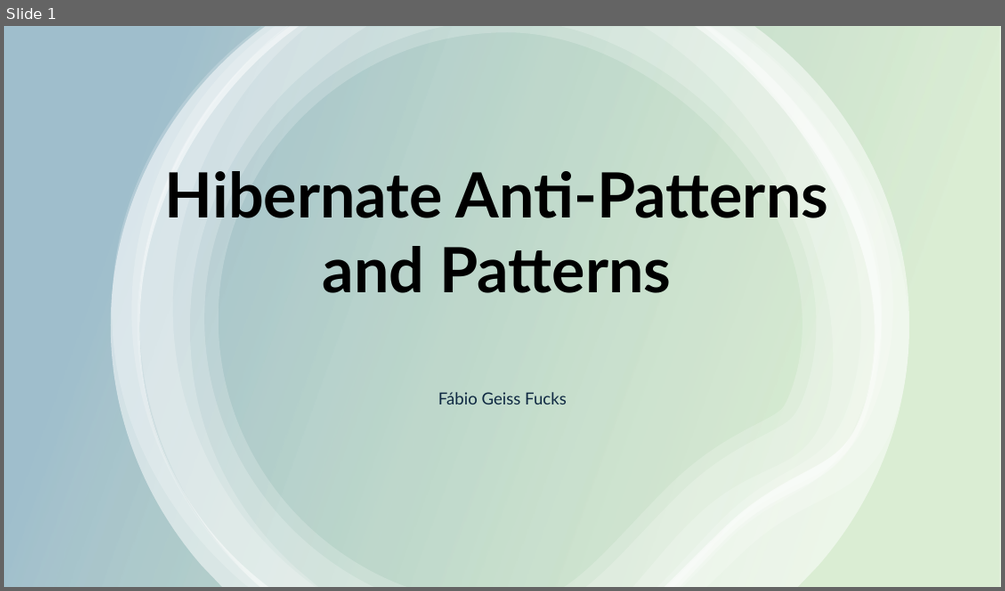
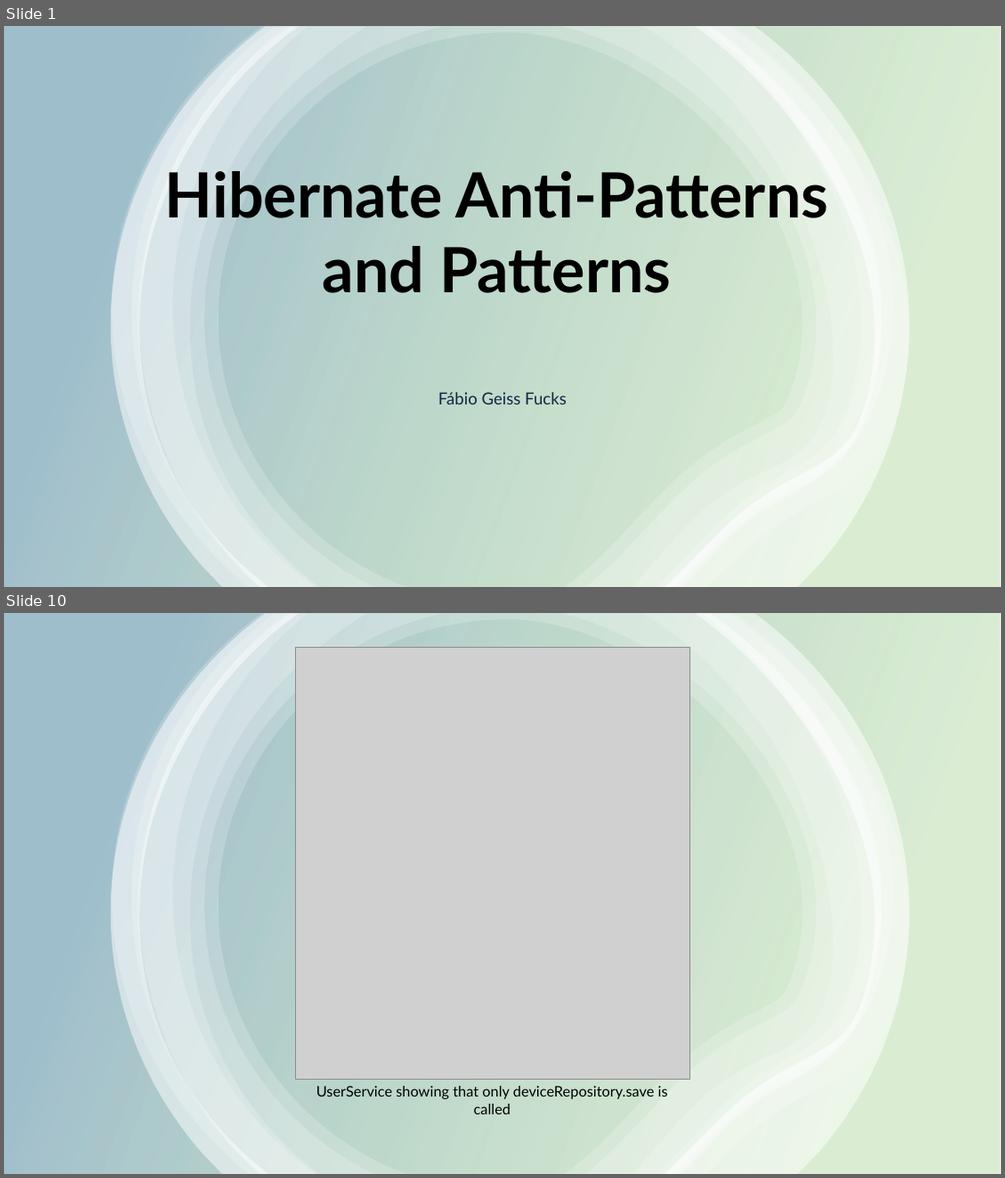
Before and after one commit to FFucks/hibernate, a slide deck: hibernate_presentation.pptx. Shown one above the other, each under a label of ours: slide 1 before the commit, slides 1 and 10 after it; the slides between them are not shown. The pictures are 1005x591 and 1005x1178 pixels, drawn with LibreOffice and Linux fonts; fonts in the diff are those of the drawing; grey boxes stand for pictures. Boxes give left, top, right and bottom in pixels: in the first picture for what was removed or moved away, otherwise in the second. Text is boxed around its words. In the diff, an @@ line names an element or a change of style, - is before the commit and + after.

```diff
--- a/hibernate_presentation.pptx
+++ b/hibernate_presentation.pptx
@@ slide 10 added at [4, 613, 1001, 1174], background #FFFFFF @@
@@ rectangle added at [4, 613, 1001, 1174], fill gradient #4EA72E to #156082 @@
@@ group added at [111, 613, 909, 1174]: 6 freeform shapes @@
@@ picture added at [296, 647, 689, 1078] @@
@@ text added at [316, 1086, 668, 1114], 14 pt, text #000000 @@
+UserService showing that only deviceRepository.save is called
```
Also in this commit, not shown: 3 slides changed, 11 other slides added, 6 slides removed, 12 other files.
